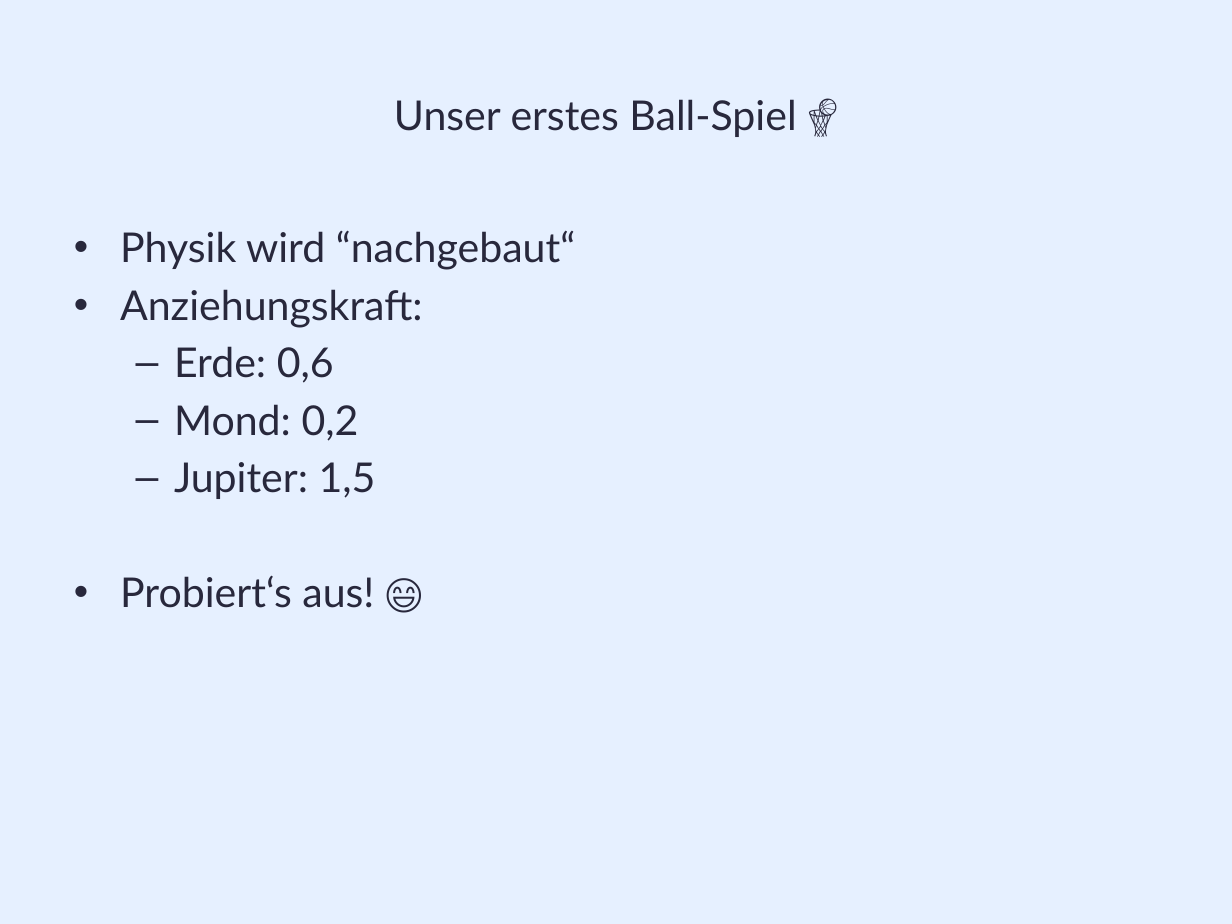
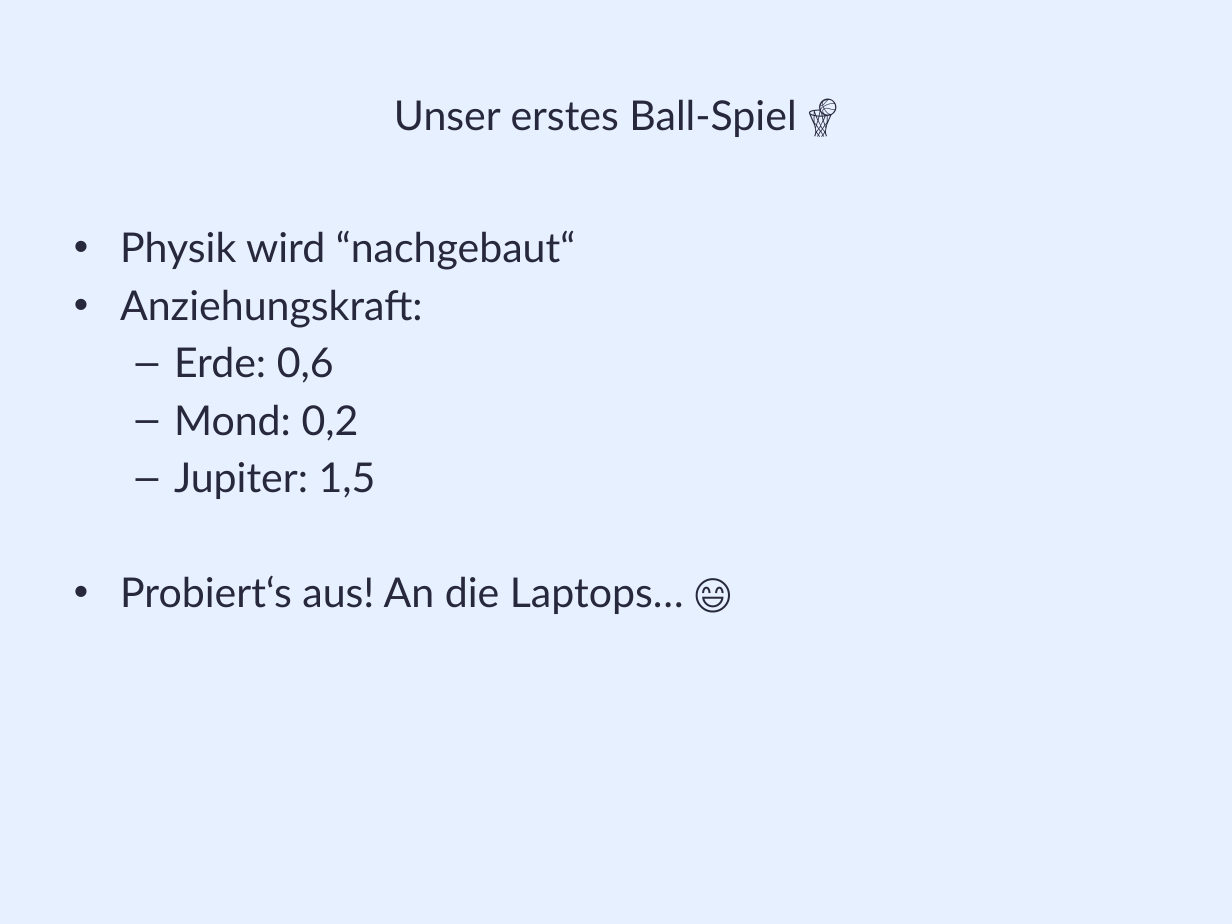
Before and after one commit to Robsbaer/monte25, a slide deck: slide 8 of Dokumente/Folien.pptx. Drawn at 1232x924 pixels with LibreOffice and Linux fonts; fonts in the diff are those of the drawing. Boxes give left, top, right and bottom in pixels: in the first picture for what was removed or moved away, otherwise in the second. Text is boxed around its words. In the diff, an @@ line names an element or a change of style, - is before the commit and + after.

```diff
--- a/Dokumente/Folien.pptx
+++ b/Dokumente/Folien.pptx
@@ text at (x1=120, y1=575, x2=684, y2=614): text changed @@
-• Probiert‘s aus! 😄
+• Probiert‘s aus! An die Laptops… 😄
```
Also in this commit, not shown: 7 other slides changed, 3 slides added, 6 other files.
